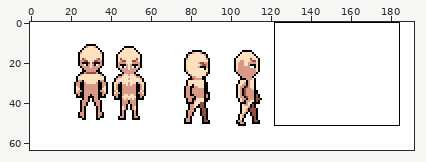
Sprite sheet: public/assets/baseSuggestions.png. Above: a wide view before the commit, with the close-up outlined.
Close-up. The starting point:
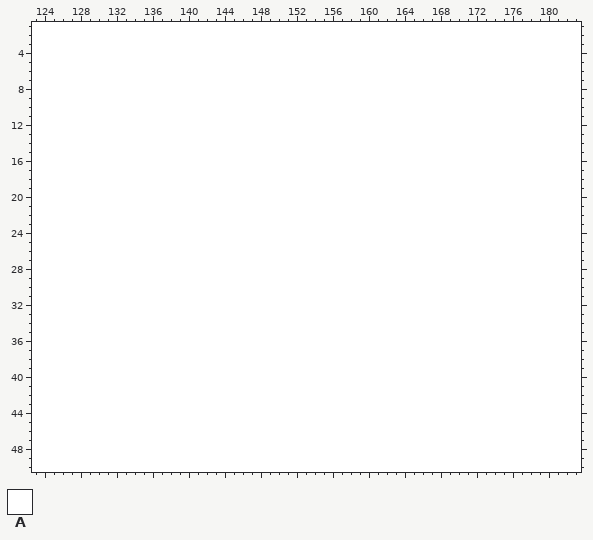
The file is 192x64 pixels. Shown: x 123..183, y 1..50. The commit also changed other parts of the picture, which this record leaves out.
Palette (. is transparent): A #ffffff
Pixels before (only the part around the change), first column x 123:
 1 AAAAAAAAAAAAAAAAAAAAAAAAAAAAAAAAAAAAAAAAAAAAAAAAAAAAAAAAAAAAA
 2 AAAAAAAAAAAAAAAAAAAAAAAAAAAAAAAAAAAAAAAAAAAAAAAAAAAAAAAAAAAAA
 3 AAAAAAAAAAAAAAAAAAAAAAAAAAAAAAAAAAAAAAAAAAAAAAAAAAAAAAAAAAAAA
 4 AAAAAAAAAAAAAAAAAAAAAAAAAAAAAAAAAAAAAAAAAAAAAAAAAAAAAAAAAAAAA
 5 AAAAAAAAAAAAAAAAAAAAAAAAAAAAAAAAAAAAAAAAAAAAAAAAAAAAAAAAAAAAA
 6 AAAAAAAAAAAAAAAAAAAAAAAAAAAAAAAAAAAAAAAAAAAAAAAAAAAAAAAAAAAAA
 7 AAAAAAAAAAAAAAAAAAAAAAAAAAAAAAAAAAAAAAAAAAAAAAAAAAAAAAAAAAAAA
 8 AAAAAAAAAAAAAAAAAAAAAAAAAAAAAAAAAAAAAAAAAAAAAAAAAAAAAAAAAAAAA
 9 AAAAAAAAAAAAAAAAAAAAAAAAAAAAAAAAAAAAAAAAAAAAAAAAAAAAAAAAAAAAA
10 AAAAAAAAAAAAAAAAAAAAAAAAAAAAAAAAAAAAAAAAAAAAAAAAAAAAAAAAAAAAA
11 AAAAAAAAAAAAAAAAAAAAAAAAAAAAAAAAAAAAAAAAAAAAAAAAAAAAAAAAAAAAA
12 AAAAAAAAAAAAAAAAAAAAAAAAAAAAAAAAAAAAAAAAAAAAAAAAAAAAAAAAAAAAA
13 AAAAAAAAAAAAAAAAAAAAAAAAAAAAAAAAAAAAAAAAAAAAAAAAAAAAAAAAAAAAA
14 AAAAAAAAAAAAAAAAAAAAAAAAAAAAAAAAAAAAAAAAAAAAAAAAAAAAAAAAAAAAA
15 AAAAAAAAAAAAAAAAAAAAAAAAAAAAAAAAAAAAAAAAAAAAAAAAAAAAAAAAAAAAA
16 AAAAAAAAAAAAAAAAAAAAAAAAAAAAAAAAAAAAAAAAAAAAAAAAAAAAAAAAAAAAA
17 AAAAAAAAAAAAAAAAAAAAAAAAAAAAAAAAAAAAAAAAAAAAAAAAAAAAAAAAAAAAA
18 AAAAAAAAAAAAAAAAAAAAAAAAAAAAAAAAAAAAAAAAAAAAAAAAAAAAAAAAAAAAA
19 AAAAAAAAAAAAAAAAAAAAAAAAAAAAAAAAAAAAAAAAAAAAAAAAAAAAAAAAAAAAA
20 AAAAAAAAAAAAAAAAAAAAAAAAAAAAAAAAAAAAAAAAAAAAAAAAAAAAAAAAAAAAA
21 AAAAAAAAAAAAAAAAAAAAAAAAAAAAAAAAAAAAAAAAAAAAAAAAAAAAAAAAAAAAA
22 AAAAAAAAAAAAAAAAAAAAAAAAAAAAAAAAAAAAAAAAAAAAAAAAAAAAAAAAAAAAA
23 AAAAAAAAAAAAAAAAAAAAAAAAAAAAAAAAAAAAAAAAAAAAAAAAAAAAAAAAAAAAA
24 AAAAAAAAAAAAAAAAAAAAAAAAAAAAAAAAAAAAAAAAAAAAAAAAAAAAAAAAAAAAA
25 AAAAAAAAAAAAAAAAAAAAAAAAAAAAAAAAAAAAAAAAAAAAAAAAAAAAAAAAAAAAA
26 AAAAAAAAAAAAAAAAAAAAAAAAAAAAAAAAAAAAAAAAAAAAAAAAAAAAAAAAAAAAA
27 AAAAAAAAAAAAAAAAAAAAAAAAAAAAAAAAAAAAAAAAAAAAAAAAAAAAAAAAAAAAA
28 AAAAAAAAAAAAAAAAAAAAAAAAAAAAAAAAAAAAAAAAAAAAAAAAAAAAAAAAAAAAA
29 AAAAAAAAAAAAAAAAAAAAAAAAAAAAAAAAAAAAAAAAAAAAAAAAAAAAAAAAAAAAA
30 AAAAAAAAAAAAAAAAAAAAAAAAAAAAAAAAAAAAAAAAAAAAAAAAAAAAAAAAAAAAA
31 AAAAAAAAAAAAAAAAAAAAAAAAAAAAAAAAAAAAAAAAAAAAAAAAAAAAAAAAAAAAA
32 AAAAAAAAAAAAAAAAAAAAAAAAAAAAAAAAAAAAAAAAAAAAAAAAAAAAAAAAAAAAA
33 AAAAAAAAAAAAAAAAAAAAAAAAAAAAAAAAAAAAAAAAAAAAAAAAAAAAAAAAAAAAA
34 AAAAAAAAAAAAAAAAAAAAAAAAAAAAAAAAAAAAAAAAAAAAAAAAAAAAAAAAAAAAA
35 AAAAAAAAAAAAAAAAAAAAAAAAAAAAAAAAAAAAAAAAAAAAAAAAAAAAAAAAAAAAA
36 AAAAAAAAAAAAAAAAAAAAAAAAAAAAAAAAAAAAAAAAAAAAAAAAAAAAAAAAAAAAA
37 AAAAAAAAAAAAAAAAAAAAAAAAAAAAAAAAAAAAAAAAAAAAAAAAAAAAAAAAAAAAA
38 AAAAAAAAAAAAAAAAAAAAAAAAAAAAAAAAAAAAAAAAAAAAAAAAAAAAAAAAAAAAA
39 AAAAAAAAAAAAAAAAAAAAAAAAAAAAAAAAAAAAAAAAAAAAAAAAAAAAAAAAAAAAA
40 AAAAAAAAAAAAAAAAAAAAAAAAAAAAAAAAAAAAAAAAAAAAAAAAAAAAAAAAAAAAA
41 AAAAAAAAAAAAAAAAAAAAAAAAAAAAAAAAAAAAAAAAAAAAAAAAAAAAAAAAAAAAA
42 AAAAAAAAAAAAAAAAAAAAAAAAAAAAAAAAAAAAAAAAAAAAAAAAAAAAAAAAAAAAA
43 AAAAAAAAAAAAAAAAAAAAAAAAAAAAAAAAAAAAAAAAAAAAAAAAAAAAAAAAAAAAA
44 AAAAAAAAAAAAAAAAAAAAAAAAAAAAAAAAAAAAAAAAAAAAAAAAAAAAAAAAAAAAA
45 AAAAAAAAAAAAAAAAAAAAAAAAAAAAAAAAAAAAAAAAAAAAAAAAAAAAAAAAAAAAA
46 AAAAAAAAAAAAAAAAAAAAAAAAAAAAAAAAAAAAAAAAAAAAAAAAAAAAAAAAAAAAA
47 AAAAAAAAAAAAAAAAAAAAAAAAAAAAAAAAAAAAAAAAAAAAAAAAAAAAAAAAAAAAA
48 AAAAAAAAAAAAAAAAAAAAAAAAAAAAAAAAAAAAAAAAAAAAAAAAAAAAAAAAAAAAA
49 AAAAAAAAAAAAAAAAAAAAAAAAAAAAAAAAAAAAAAAAAAAAAAAAAAAAAAAAAAAAA
50 AAAAAAAAAAAAAAAAAAAAAAAAAAAAAAAAAAAAAAAAAAAAAAAAAAAAAAAAAAAAA
And afterwards:
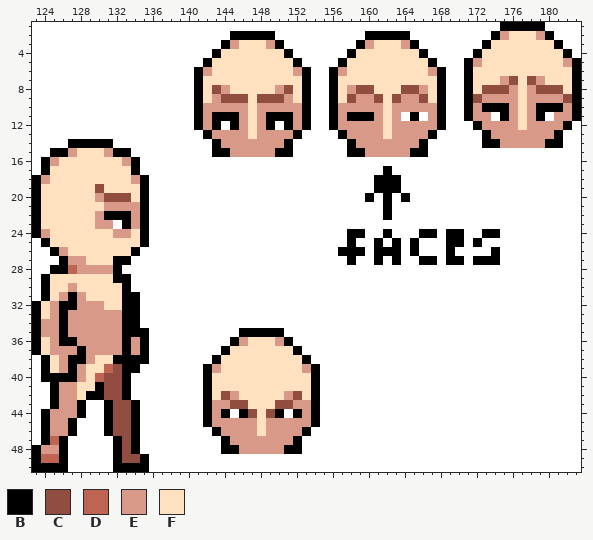
Colours new in this view: B #000000  C #914d40  D #bf6452  E #d89988  F #ffe1bf
The exact change:
y 1: x 175..179 AAAAA -> BBBBB
y 2: x 145..149 AAAAA -> BBBBB; x 160..164 AAAAA -> BBBBB; x 174..180 AAAAAAA -> BEFFFEB
y 3: x 144..150 AAAAAAA -> BEFFFEB; x 159..165 AAAAAAA -> BEFFFEB; x 173..181 AAAAAAAAA -> BFFFFFFFB
y 4: x 143..151 AAAAAAAAA -> BFFFFFFFB; x 158..166 AAAAAAAAA -> BFFFFFFFB; x 172..182 AAAAAAAAAAA -> BFFFFFFFFFB
y 5: x 142..152 AAAAAAAAAAA -> BFFFFFFFFFB; x 157..167 AAAAAAAAAAA -> BFFFFFFFFFB; x 171..183 AAAAAAAAAAAAA -> BEFFFFFFFFFEB
y 6: x 141..153 AAAAAAAAAAAAA -> BEFFFFFFFFFEB; x 156..168 AAAAAAAAAAAAA -> BEFFFFFFFFFEB; x 171..183 AAAAAAAAAAAAA -> BFFFFFFFFFFFB
y 7: x 141..153 AAAAAAAAAAAAA -> BFFFFFFFFFFFB; x 156..168 AAAAAAAAAAAAA -> BFFFFFFFFFFFB; x 171..183 AAAAAAAAAAAAA -> BFFFECFCEFFFB
y 8: x 141..153 AAAAAAAAAAAAA -> BFCEFFFFFECFB; x 156..168 AAAAAAAAAAAAA -> BFECCFFFCCEFB; x 171..183 AAAAAAAAAAAAA -> BFCCCEFECCCFB
y 9: x 141..153 AAAAAAAAAAAAA -> BFECCCFCCCEFB; x 156..168 AAAAAAAAAAAAA -> BFCEECFCEECFB; x 171..183 AAAAAAAAAAAAA -> BCEEEEFEEEECB
y 10: x 141..153 AAAAAAAAAAAAA -> BEEEEEFEEEEEB; x 156..168 AAAAAAAAAAAAA -> BEEEEEFEEEEEB; x 171..183 AAAAAAAAAAAAA -> BEBBBEFEBBBEB
y 11: x 141..153 AAAAAAAAAAAAA -> BEBBBEFEBBBEB; x 156..163 AAAAAAAA -> BEBBBEFE; x 165 A -> B; x 167..168 AA -> EB; x 171..173 AAA -> BEE; x 175..179 AAAAA -> BEFEB; x 181..183 AAA -> EEB
y 12: x 141..143 AAA -> BEB; x 145..149 AAAAA -> BEFEB; x 151..153 AAA -> BEB; x 156..168 AAAAAAAAAAAAA -> BEEEEEFEEEEEB; x 172..182 AAAAAAAAAAA -> BEEEEFEEEEB
y 13: x 142..152 AAAAAAAAAAA -> BEEEEFEEEEB; x 157..167 AAAAAAAAAAA -> BEEEEFEEEEB; x 173..181 AAAAAAAAA -> BEEEEEEEB
y 14: x 127..131 AAAAA -> BBBBB; x 143..151 AAAAAAAAA -> BEEEEEEEB; x 158..166 AAAAAAAAA -> BEEEEEEEB; x 173..181 AAAAAAAAA -> BBEEEEEBB
y 15: x 125..133 AAAAAAAAA -> BBEFFFEBB; x 143..151 AAAAAAAAA -> BBEEEEEBB; x 158..166 AAAAAAAAA -> BBEEEEEBB
y 16: x 124..134 AAAAAAAAAAA -> BEFFFFFFFEB
y 17: x 124..134 AAAAAAAAAAA -> BFFFFFFFFFB; x 162 A -> B
y 18: x 123..135 AAAAAAAAAAAAA -> BEFFFFFFFFFEB; x 161..163 AAA -> BBB
y 19: x 123..135 AAAAAAAAAAAAA -> BFFFFFFCFFFFB; x 161..163 AAA -> BBB
y 20: x 123..135 AAAAAAAAAAAAA -> BFFFFFFECCCFB; x 160 A -> B; x 162 A -> B; x 164 A -> B
y 21: x 123..135 AAAAAAAAAAAAA -> BFFFFFFFEEEEB; x 162 A -> B
y 22: x 123..135 AAAAAAAAAAAAA -> BFFFFFFEBBBEB; x 162 A -> B
y 23: x 123..131 AAAAAAAAA -> BFFFFFFEE; x 133..135 AAA -> BEB
y 24: x 123..135 AAAAAAAAAAAAA -> BEFFFFFFFEEFB; x 158..159 AA -> BB; x 162 A -> B; x 166..167 AA -> BB; x 169..170 AA -> BB; x 173..174 AA -> BB
y 25: x 124..135 AAAAAAAAAAAA -> BFFFFFFFFFFB; x 158 A -> B; x 161 A -> B; x 163 A -> B; x 165 A -> B; x 169..170 AA -> BB; x 172 A -> B
y 26: x 125..134 AAAAAAAAAA -> BEFFFFFFFB; x 157..159 AAA -> BBB; x 161..163 AAA -> BBB; x 165 A -> B; x 169 A -> B; x 174 A -> B
y 27: x 126..133 AAAAAAAA -> BEEFFFBB; x 158 A -> B; x 161 A -> B; x 163 A -> B; x 166..167 AA -> BB; x 169..170 AA -> BB; x 172..174 AAA -> BBB
y 28: x 125..132 AAAAAAAA -> BBDEEEEB
y 29: x 124..133 AAAAAAAAAA -> BFFFFFFFBB
y 30: x 124..133 AAAAAAAAAA -> BFFEFFFFFB
y 31: x 124..134 AAAAAAAAAAA -> BFEBEFFFFBB
y 32: x 123..134 AAAAAAAAAAAA -> BFEBBEEEFFBB
y 33: x 123..134 AAAAAAAAAAAA -> BFEBEEEEEEBB
y 34: x 123..134 AAAAAAAAAAAA -> BEEBEEEEEEBB
y 35: x 123..135 AAAAAAAAAAAAA -> BEEBEEEEEEBBB; x 146..150 AAAAA -> BBBBB
y 36: x 123..135 AAAAAAAAAAAAA -> BFEBBEEEEEBEB; x 145..151 AAAAAAA -> BEFFFEB
y 37: x 123..135 AAAAAAAAAAAAA -> BFEEEBEEEEBEB; x 144..152 AAAAAAAAA -> BFFFFFFFB
y 38: x 124..135 AAAAAAAAAAAA -> BFEBBEFFBBBB; x 143..153 AAAAAAAAAAA -> BFFFFFFFFFB
y 39: x 124..134 AAAAAAAAAAA -> BFEBEFFDCBB; x 142..154 AAAAAAAAAAAAA -> BEFFFFFFFFFEB
y 40: x 124..133 AAAAAAAAAA -> BBBBEFDCCB; x 142..154 AAAAAAAAAAAAA -> BFFFFFFFFFFFB
y 41: x 125..133 AAAAAAAAA -> BEEFFBCCB; x 142..154 AAAAAAAAAAAAA -> BFFFFFFFFFFFB
y 42: x 125..133 AAAAAAAAA -> BEEFBBCCB; x 142..154 AAAAAAAAAAAAA -> BFCEFFFFFECFB
y 43: x 125..128 AAAA -> BEEB; x 131..134 AAAA -> BCCB; x 142..154 AAAAAAAAAAAAA -> BEECCFFFCCEEB
y 44: x 124..128 AAAAA -> BEEEB; x 131..134 AAAA -> BCCB; x 142..144 AAA -> BEB; x 146..150 AAAAA -> BCFCB; x 152..154 AAA -> BEB
y 45: x 124..127 AAAA -> BEEB; x 131..134 AAAA -> BCCB; x 142..154 AAAAAAAAAAAAA -> BEEEEEFEEEEEB
y 46: x 124..127 AAAA -> BEEB; x 131..134 AAAA -> BCCB; x 143..153 AAAAAAAAAAA -> BEEEEFEEEEB
y 47: x 124..126 AAA -> BDB; x 132..134 AAA -> BCB; x 144..152 AAAAAAAAA -> BEEEEEEEB
y 48: x 123..126 AAAA -> BEEB; x 132..134 AAA -> BCB; x 144..152 AAAAAAAAA -> BBEEEEEBB
y 49: x 123..126 AAAA -> BDDB; x 132..135 AAAA -> BCCB
y 50: x 123..126 AAAA -> BBBB; x 132..135 AAAA -> BBBB
